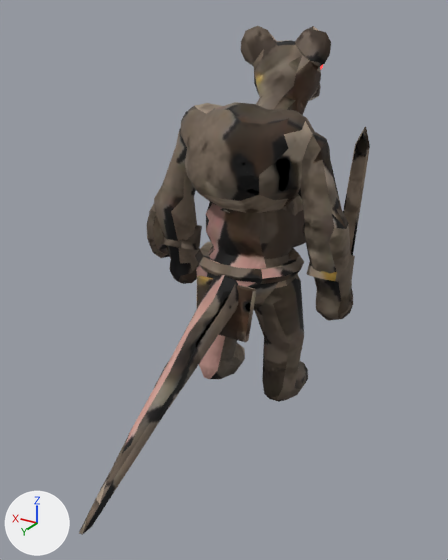
What one commit did to the glTF model assets/3d/monstres/ratman.glb.
The view is the same before and after, from a 50 mm lens placed at (-0.208, 0.386, 0.283), pointed at (-0.007, 0.052, 0.116). The axes (+X, +Y, +Z) are drawn at lower left. The lights are the same throughout. The picture after the commit comes second. Vertices at exactly the same position are counted once.

The first picture shows 'homme_rat_peau'.
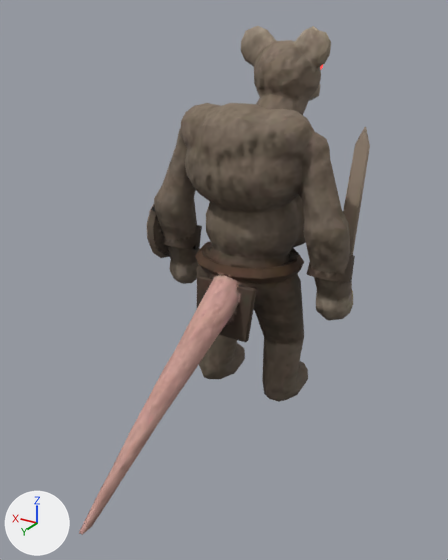
The change in detail:
me_homme_rat_peau is used by ob_homme_rat_peau; location (0.0, 0.0, 0.0).
Verts and faces of me_homme_rat_peau; kept vertices keep their numbers, new ones are numbered from 1227.
Before the commit, vertices of me_homme_rat_peau: 16 (-0.077, -0.003, 0.098) at pixel (347, 296), 17 (-0.077, -0.001, 0.088) at pixel (346, 310), 259 (-0.073, 0.005, 0.088) at pixel (337, 311), 260 (-0.074, 0.002, 0.097) at pixel (341, 299), 261 (-0.069, 0.006, 0.098) at pixel (332, 298).
Before the commit, vertices of me_homme_rat_peau: 262 (-0.065, 0.007, 0.089) at pixel (326, 310), 263 (-0.062, 0.006, 0.098) at pixel (323, 296), 264 (-0.073, 0.011, 0.117), 265 (-0.069, 0.013, 0.116).
me_homme_rat_peau had 1227 vertices, 2418 faces and spanned x -0.079..0.085, y -0.102..0.199, z -0.001..0.275.
me_homme_rat_peau now has 1227 vertices, 2418 faces and spans x -0.079..0.085, y -0.103..0.199, z -0.001..0.275.
Part 1, on me_homme_rat_peau:
Vertices deleted: 260, 261 (with the faces that use them).
New vertex 1249 is at (-0.072, 0.005, 0.098), pixel (337, 298).
New faces: (16, 1249, 17), (17, 1249, 259), (264, 265, 1249), (263, 1249, 265), (259, 1249, 262), (262, 1249, 263).
New faces: (16, 264, 1249).
Part 2, on me_homme_rat_peau:
32 vertices are removed from x -0.023..0.014, y -0.101..0.047, z 0.156..0.254.
125 faces are deleted.
5 vertices move from x -0.016..0.007, y -0.102..0.024, z 0.195..0.244 to x -0.015..0.008, y -0.102..0.024, z 0.195..0.25.
34 vertices are added at x -0.023..0.01, y -0.103..0.047, z 0.158..0.258.
129 new faces join them.
Part 3, on me_homme_rat_peau:
20 vertices are removed from x -0.002..0.053, y -0.001..0.17, z 0.022..0.102.
76 faces are deleted.
5 vertices move from x -0.012..0.005, y 0.03..0.181, z 0.016..0.144 to x -0.011..0.005, y 0.031..0.183, z 0.016..0.146.
19 vertices are added at x -0.003..0.053, y 0.001..0.174, z 0.02..0.105.
74 new faces join them.
me_homme_rat_peau part 4: 2096 kept faces spanning x -0.079..0.085, y -0.102..0.199, z -0.001..0.275 get new texture (UV) coordinates.

What differs and where, as boxes (x1, y1, x2, y2) in the pictures (448 x 560 px; the box of a moved part takes in the faces that stretch with it):
part 1 of me_homme_rat_peau, moved or reshaped: (323, 280, 348, 312) in both
part 2 of me_homme_rat_peau, moved or reshaped: (205, 45, 321, 160) in both
part 3 of me_homme_rat_peau, moved or reshaped: (82, 213, 264, 535) in both
part 4 of me_homme_rat_peau, surface changed: (79, 26, 370, 535) in both
